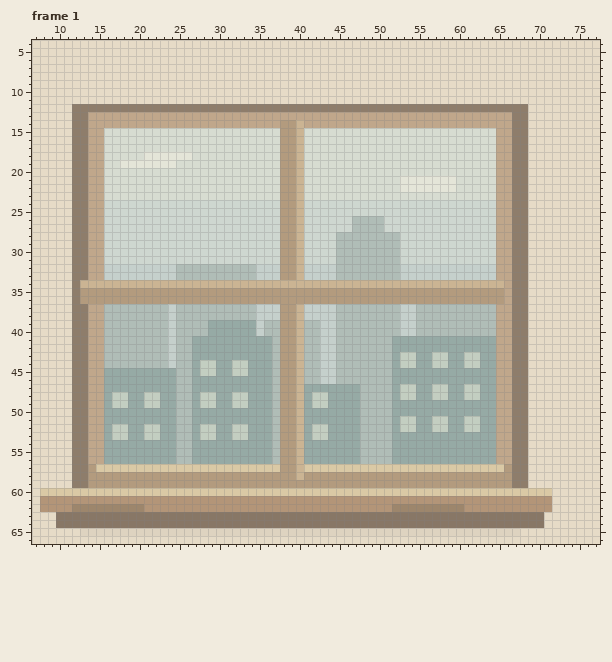
Edited in one commit: pixel-art file (art/home/home-room.aseprite). The first picture shows the starting point.
128x144 pixels, 32 frames. Colours within 5 levels of each other are drawn and written as one. Shown: frame 1: x 7..77, y 4..66. The commit also changed other frames or places, which this record leaves out.
After the commit:
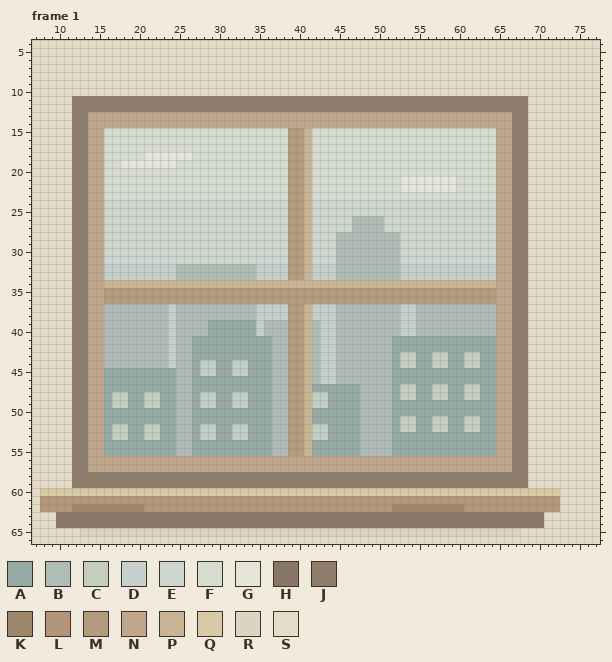
Palette (. is transparent): A #96aaa5  B #b0bdb7  C #c3cec1  D #c5d0cc  E #ced7d0  F #d7dcd1  G #e4e5d8  H #887766  J #8e7d6b  K #9d866c  L #b39578  M #b39b7e  N #c0a78b  P #cbb493  Q #dac9a5  R #ded3c0  S #e6dbc7
Edits made:
Frame 1, layer "Same apartment window and city as Login":
The edit turns colour M into colour B in rows 39 to 55 at x 38.
The edit turns colour M into colour D in rows 32 to 33 at x 38; in rows 37 to 38 at x 38.
The edit turns colour M into colour E in rows 24 to 31 at x 38.
The edit turns colour M into colour F in rows 15 to 23 at x 38.
The edit turns colour M into colour J in rows 35 to 36 at x 13; in row 58 at x 14 to 39 and 41 to 66; in row 59 at x 14 to 66.
The edit turns colour P into colour J in row 34 at x 13; in row 58 at x 40.
The edit turns colour S into colour J in row 11 at x 12 to 68.
The edit turns colour S into colour L in rows 61 to 62 at x 72.
The edit turns colour P into colour M in rows 15 to 33 at x 40; in rows 37 to 55 at x 40.
The edit turns colour A into colour N in row 56 at x 16 to 24, 27 to 36, 41 to 47 and 52 to 64.
The edit turns colour B into colour N in row 56 at x 25 to 26, 37 and 48 to 51.
The edit turns colour M into colour N in row 14 at x 38 to 39; in rows 35 to 36 at x 14 to 15 and 65; in row 56 at x 38 to 39; in row 57 at x 14, 38 to 39 and 66.
The edit turns colour P into colour N in row 14 at x 40; in row 34 at x 14 to 15 and 65; in rows 56 to 57 at x 40.
The edit turns colour Q into colour N in row 57 at x 15 to 37 and 41 to 65.
The edit turns colour A into colour P in rows 47 to 55 at x 41.
The edit turns colour B into colour P in rows 39 to 46 at x 41.
The edit turns colour D into colour P in rows 32 to 33 at x 41; in rows 37 to 38 at x 41.
The edit turns colour E into colour P in rows 24 to 31 at x 41.
The edit turns colour F into colour P in rows 15 to 23 at x 41.
The edit turns colour S into colour Q in row 60 at x 72.
Pixel boxes of the changes (left, top, right, bottom) in both pictures:
changed: (72, 96, 528, 280)
changed: (80, 280, 104, 304)
changed: (496, 280, 504, 304)
changed: (88, 304, 512, 488)
changed: (552, 488, 560, 512)
